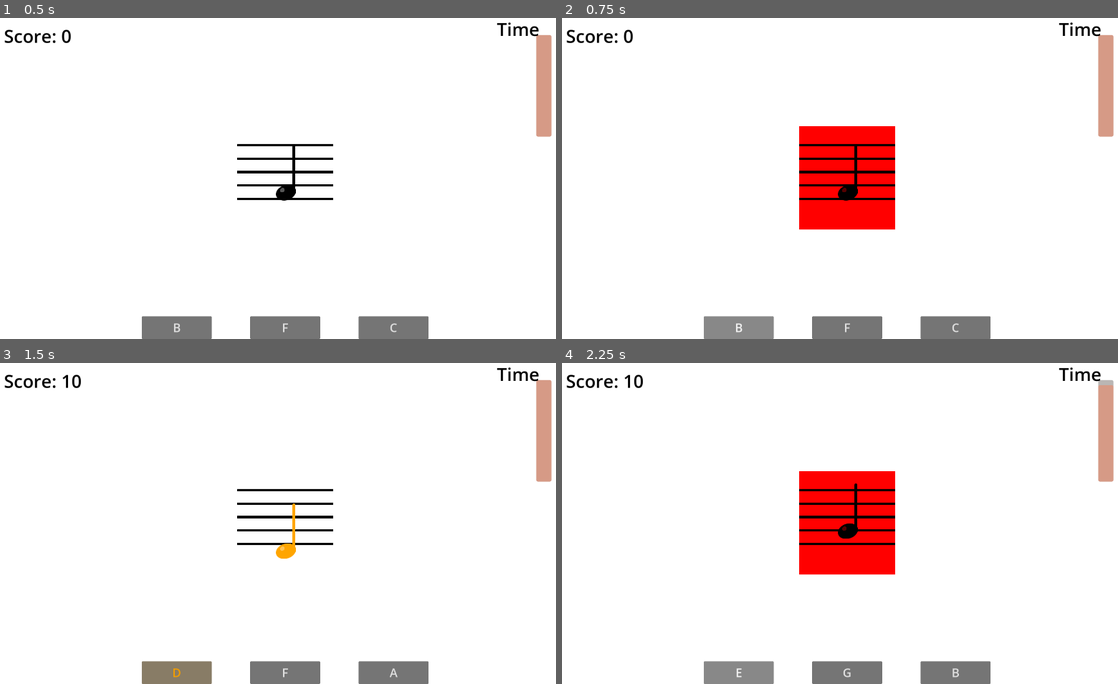
Above: before the commit, frames 1-4 (two rows, left to right).
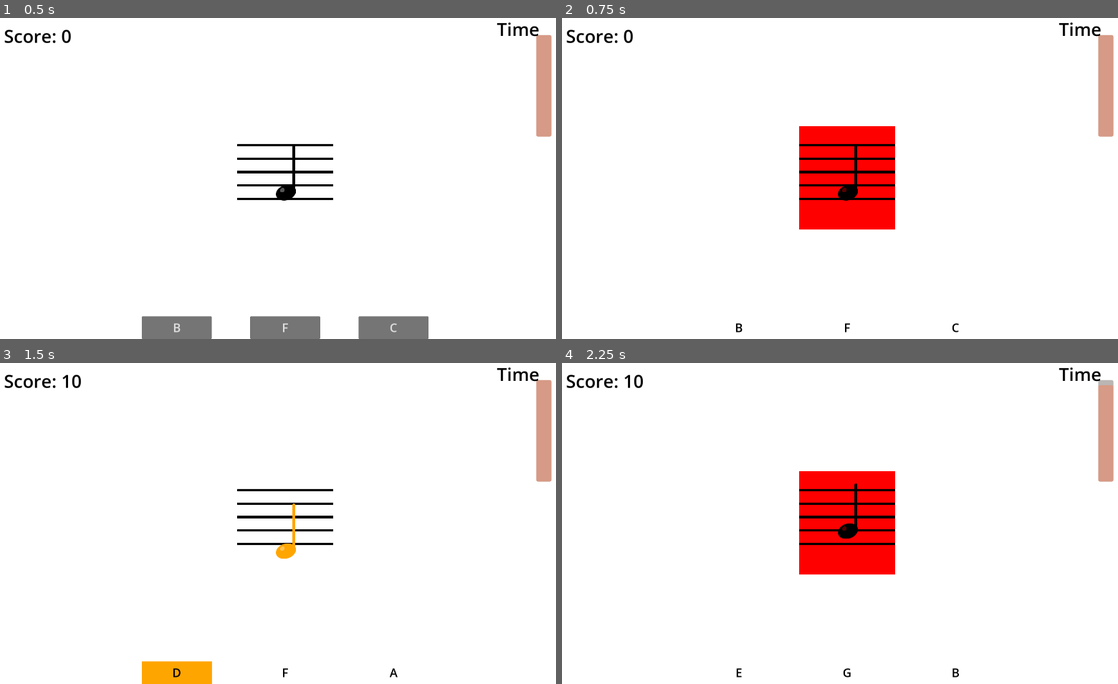
Above: after the commit, the same moments.

Repository: firesmoker/flashcards1
Game: Godot game, scene res://scenes/game.tscn
Two runs of this game, one before a commit and one after it. Both use one fixed random seed, a clock stepped at 60 frames per second and the inputs below.
Inputs:
- Up to frame 1 (0.5 s): no input
- Up to frame 2 (0.75 s): click "B" at 0.5 s
- Up to frame 3 (1.5 s): click "D" at 1.25 s
- Up to frame 4 (2.25 s): click "E" at 2 s

Frame 1 is identical in both runs. In frame 2, 2.7% of the frame differs, in the area x 25-78%, y 92-100%; in frame 3, 2.7%; in frame 4, 2.7%.

Commit message:
fix disable button bug

Diff:
--- a/scripts/flash_cards.gd
+++ b/scripts/flash_cards.gd
@@ -37,6 +37,7 @@
 	choose_element(element)
 	if chosen_element1 and chosen_element2:
 		print("comparing elements")
+		disable_buttons(true)
 		determine_success_new()
 		await ready_for_next_level
 		timer_paused = false
@@ -198,3 +199,12 @@
 		level_notes.append(temporary_notes_bank[random_note_index])
 		temporary_notes_bank.pop_at(random_note_index)
 	return level_notes
+
+func disable_buttons(disabled: bool = true) -> void:
+	for button: Button in current_note_buttons:
+		if disabled:
+			button.disabled = true
+			button.mouse_filter = Control.MOUSE_FILTER_IGNORE
+		else:
+			button.disabled = false
+			button.mouse_filter = Control.MOUSE_FILTER_STOP
--- a/scripts/game_type.gd
+++ b/scripts/game_type.gd
@@ -162,14 +162,7 @@
 
 
 
-func disable_buttons(disabled: bool = true) -> void:
-	for button: Button in current_note_buttons:
-		if disabled:
-			button.disabled = true
-			button.mouse_filter = Control.MOUSE_FILTER_IGNORE
-		else:
-			button.disabled = false
-			button.mouse_filter = Control.MOUSE_FILTER_STOP
+
 
 
 #func get_user_input_new(new_note: String, element: NoteElement) -> void:
